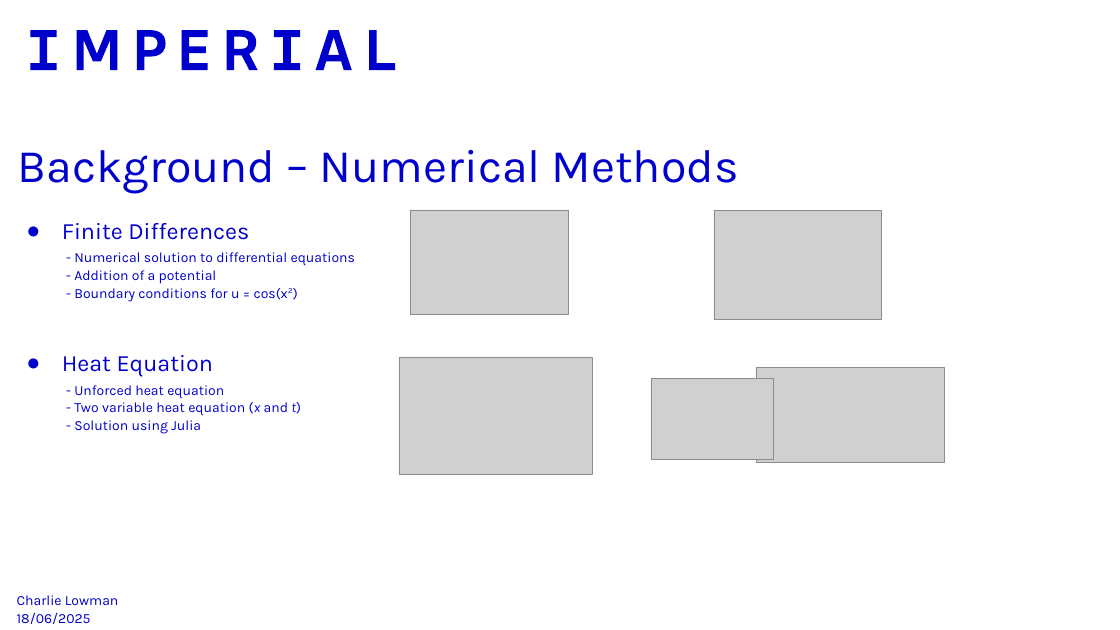
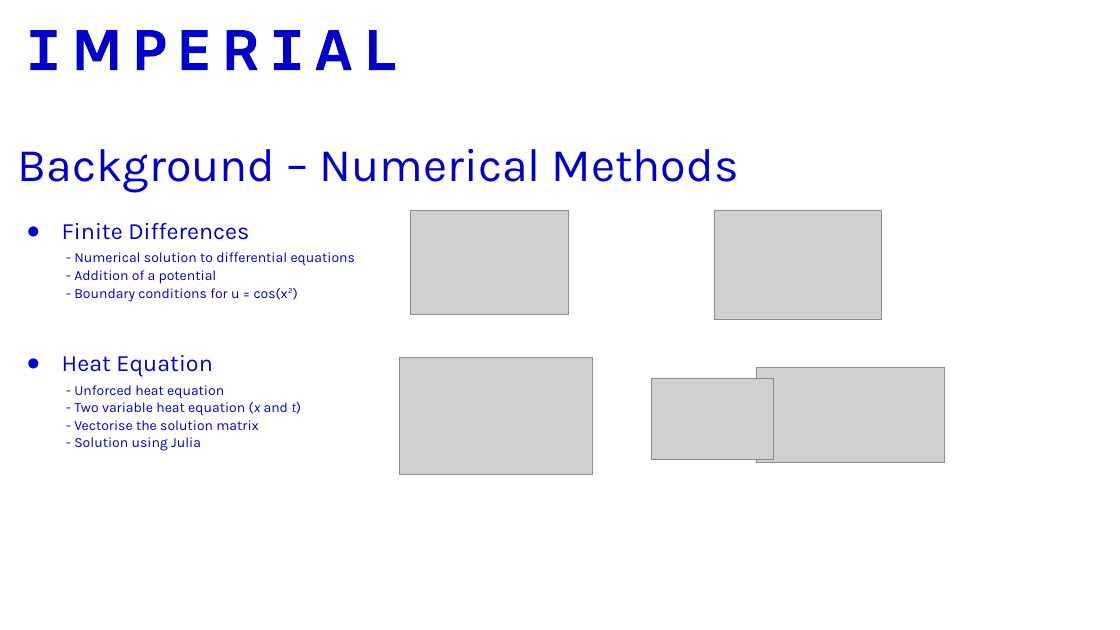
Before and after one commit to cgjunior3-14/M2R-Learning-Greens-Functions, a slide deck: slide 3 of M2R_presentation.pptx. Drawn at 1120x630 pixels with LibreOffice and Linux fonts; fonts in the diff are those of the drawing; grey boxes stand for pictures. Boxes give left, top, right and bottom in pixels: in the first picture for what was removed or moved away, otherwise in the second. Text is boxed around its words. In the diff, an @@ line names an element or a change of style, - is before the commit and + after.

```diff
--- a/M2R_presentation.pptx
+++ b/M2R_presentation.pptx
@@ text at box(74, 420, 258, 430): paragraph added @@
+- Vectorise the solution matrix
@@ text removed at box(17, 595, 119, 624) @@
-Charlie Lowman
-18/06/2025
```
Also in this commit, not shown: 4 other slides changed, 1 other file.
